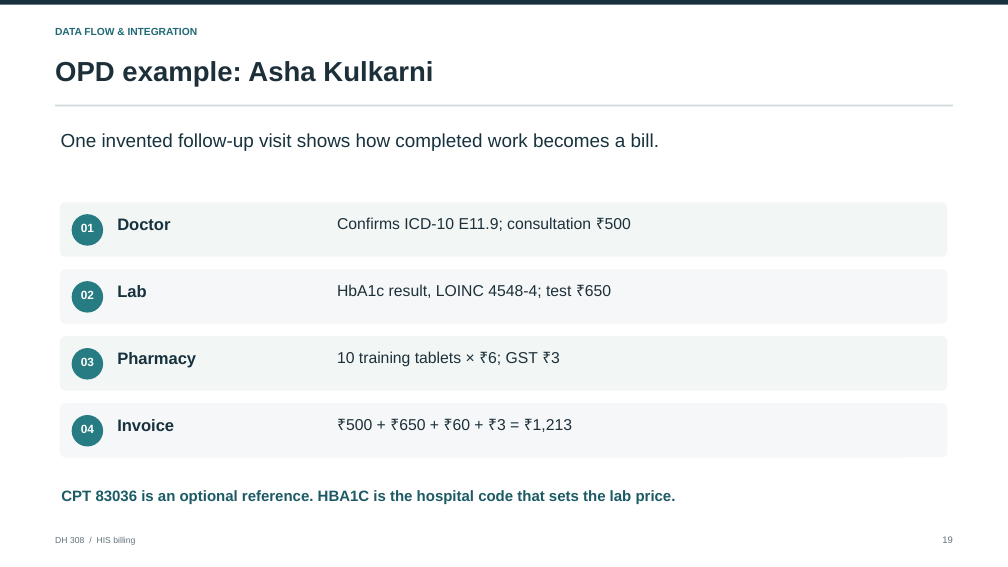
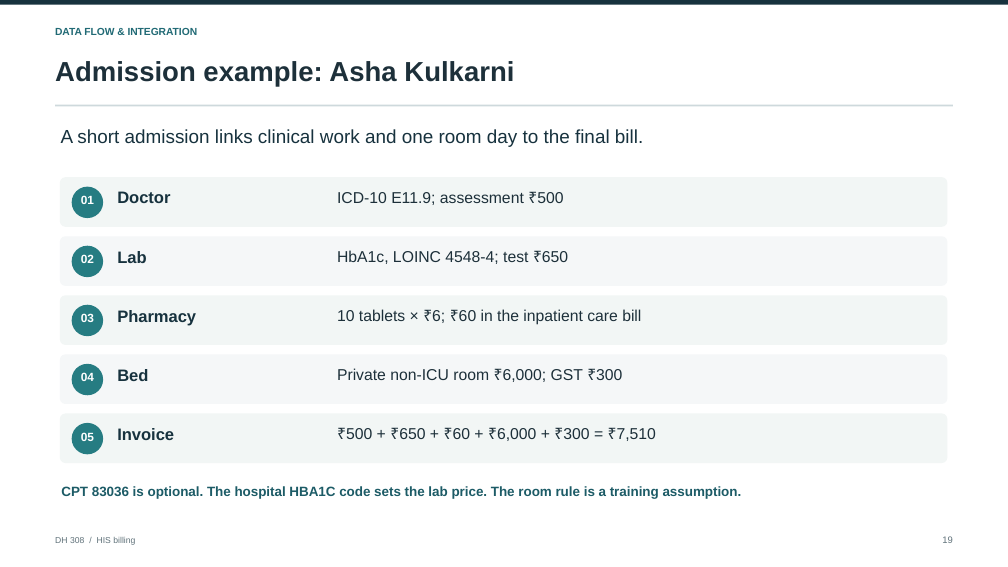
Before and after one commit to Osama-Bin-Lagging/tiveri-billing, a slide deck: slide 19 of presentation/DH308_HIS_Billing_Final.pptx. Drawn at 1008x567 pixels with LibreOffice and Linux fonts; fonts in the diff are those of the drawing. Boxes give left, top, right and bottom in pixels: in the first picture for what was removed or moved away, otherwise in the second. Text is boxed around its words. In the diff, an @@ line names an element or a change of style, - is before the commit and + after.

Commit message:
Make inpatient admission the featured billing demo

```diff
--- a/presentation/DH308_HIS_Billing_Final.pptx
+++ b/presentation/DH308_HIS_Billing_Final.pptx
@@ text at (55,61,514,86): text changed @@
-OPD example: Asha Kulkarni
+Admission example: Asha Kulkarni
@@ text at (61,129,643,147): text changed @@
-One invented follow-up visit shows how completed work becomes a bill.
+A short admission links clinical work and one room day to the final bill.
@@ rounded rectangle: place and size @@
-rounded rectangle at (60,203,948,257)
+rounded rectangle at (60,177,948,227)
@@ ellipse: place and size @@
-ellipse at (72,214,104,246)
+ellipse at (72,187,104,219)
@@ text "01": place and size @@
-text "01" at (81,223,94,232)
+text "01" at (81,195,94,204)
@@ text "Doctor": place and size @@
-text "Doctor" at (117,218,170,230)
+text "Doctor" at (117,191,170,203)
@@ text at (337,192,563,205): text changed @@
-Confirms ICD-10 E11.9; consultation ₹500
+ICD-10 E11.9; assessment ₹500
@@ rounded rectangle: place and size @@
-rounded rectangle at (60,269,948,324)
+rounded rectangle at (60,236,948,286)
@@ 2 texts, 1 ellipse: place and size @@
-2 texts, 1 ellipse at (72,281,146,313)
+2 texts, 1 ellipse at (72,246,146,278)
@@ text at (337,250,568,264): text changed @@
-HbA1c result, LOINC 4548-4; test ₹650
+HbA1c, LOINC 4548-4; test ₹650
@@ rounded rectangle: place and size @@
-rounded rectangle at (60,337,948,391)
+rounded rectangle at (60,296,948,346)
@@ text "03": place and size @@
-text "03" at (81,358,94,366)
+text "03" at (81,314,94,322)
@@ ellipse: place and size @@
-ellipse at (72,348,104,380)
+ellipse at (72,305,104,337)
@@ text "Pharmacy": place and size @@
-text "Pharmacy" at (117,352,196,368)
+text "Pharmacy" at (117,310,196,326)
@@ text at (337,309,641,325): text changed @@
-10 training tablets × ₹6; GST ₹3
+10 tablets × ₹6; ₹60 in the inpatient care bill
@@ proportions changed in 4 elements at (60,177,948,227), (60,236,948,286), (60,296,948,346), (60,355,948,405) @@
@@ rounded rectangle: place and size @@
-rounded rectangle at (60,403,948,457)
+rounded rectangle at (60,355,948,405)
@@ text "04": place and size @@
-text "04" at (81,425,94,433)
+text "04" at (81,373,94,381)
@@ ellipse: place and size @@
-ellipse at (72,415,104,447)
+ellipse at (72,364,104,395)
@@ text added at (117,369,148,381), 15.8 pt, text #17323E, bold @@
+Bed
@@ text added at (337,368,622,382), 15 pt, text #1D303A @@
+Private non-ICU room ₹6,000; GST ₹300
@@ rounded rectangle added at (60,414,948,464), fill #F2F6F5 @@
@@ ellipse added at (72,423,104,454), fill #267C82 @@
@@ text added at (81,433,94,441), 11.2 pt, text #FFFFFF, bold @@
+05
@@ text "Invoice": place and size @@
-text "Invoice" at (117,419,174,431)
+text "Invoice" at (117,428,174,440)
@@ text at (346,428,656,441): text changed @@
-₹500 + ₹650 + ₹60 + ₹3 = ₹1,213
+₹500 + ₹650 + ₹60 + ₹6,000 + ₹300 = ₹7,510
@@ text at (61,486,742,499): text changed; size 14.2 to 12.8 pt @@
-CPT 83036 is an optional reference. HBA1C is the hospital code that sets the lab price.
+CPT 83036 is optional. The hospital HBA1C code sets the lab price. The room rule is a training assumption.
```
Also in this commit, not shown: 4 other slides changed, 4 other files.
